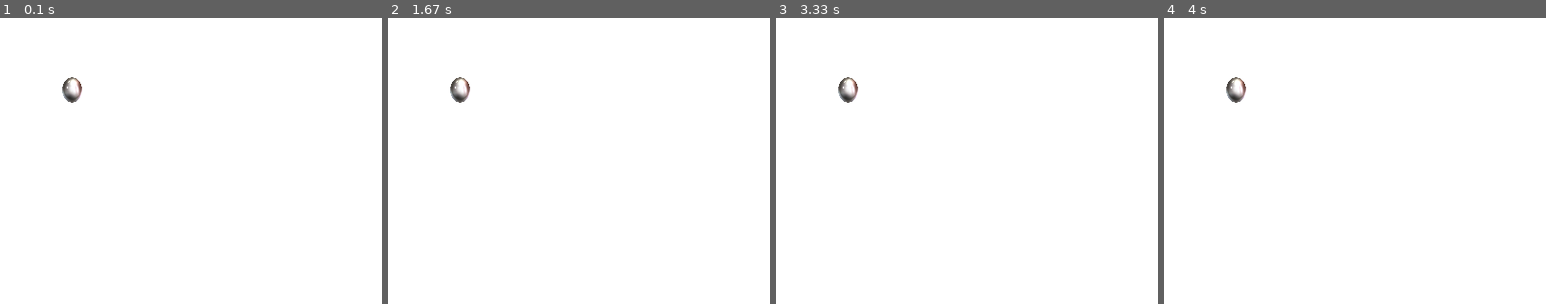
Above: before the commit, frames 1-4 (left to right).
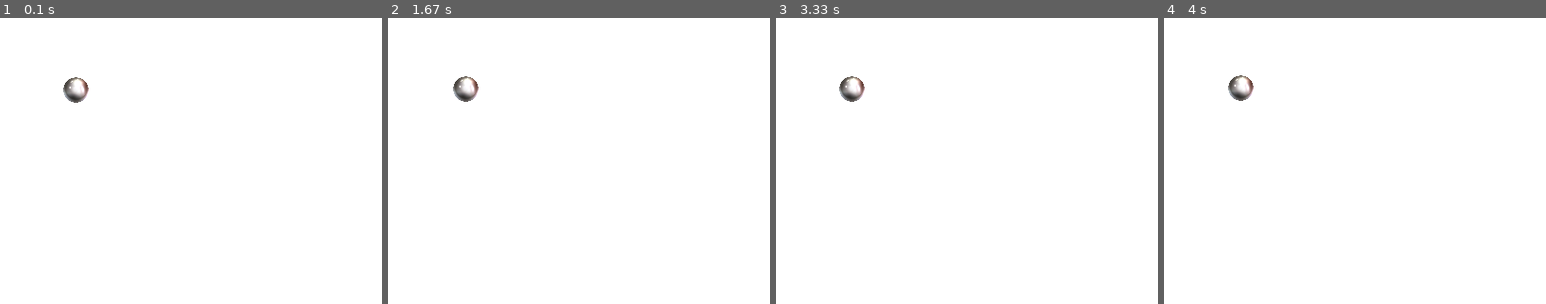
Above: after the commit, the same moments.

Repository: vohkorog/game-with-pygame
Game: pygame game, started from main.py
Same seed, same stepped clock (60 frames per second), same inputs: the game is played once before the commit and once after it.
Inputs:
- Up to frame 1 (0.1 s): no input
- Up to frame 2 (1.67 s): hold D 0.33-0.8 s; hold W 0.83-1.13 s; hold D 1.17-1.63 s
- Up to frame 3 (3.33 s): hold A 1.67-2.2 s; hold S 2.23-2.53 s; hold A 2.57-2.97 s; hold W from 3 s (still down)
- Up to frame 4 (4 s): release W at 3.37 s; hold D from 3.4 s (still down)
The pictures show only the part of the screen within x 0-50%, y 0-50%; the shares and areas given below are measured in that part.

The runs differ from the first frame. In frame 1, 0.4% of the frame differs, in the area x 16-24%, y 20-30%; in frame 2, 0.5%; in frame 3, 0.4%; in frame 4, 0.4%.

Commit message:
добавил метод update и input в класс entity, реализовал перемещение по кнопкам

Diff:
--- a/engine.py
+++ b/engine.py
@@ -21,7 +21,7 @@
         pygame.display.set_caption(self.title)
 
     def init_object(self):
-        self.entity = Entity(30, 30, 60, 60, "src\\image\\ball.png")
+        self.entity = Entity(38, 30, 60, 60, "src\\image\\ball.png")
 
 
     def handle_events(self):
@@ -46,6 +46,7 @@
         self.entity.render(self.screen)
 
     def update(self):
+        self.entity.update()
         self.input()
 
     def input(self):
--- a/entity.py
+++ b/entity.py
@@ -19,6 +19,22 @@
     def render(self, window):
         window.blit(self.enemy_scale_image, (self.x, self.y))
 
+    def update(self):
+        self.input()
+
+    def input(self):
+
+        keys = pygame.key.get_pressed()
+
+        if keys[pygame.K_w]:
+            self.y -= 0.05
+        if keys[pygame.K_s]:
+            self.y += 0.05
+        if keys[pygame.K_a]:
+            self.x -= 0.05
+        if keys[pygame.K_d]:
+            self.x += 0.05
+
     def get_image(self):
         image = self._image_library.get(self.path)
         if image == None:
